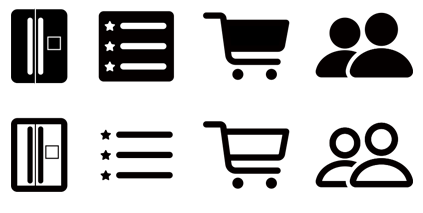
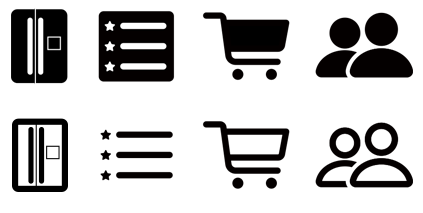
Layer changes from the first 423px x 213px image to the second:
added layer "레이어 2" above "레이어 1" over [12, 118, 68, 192]
painted on "레이어 1" over [11, 117, 68, 192]
